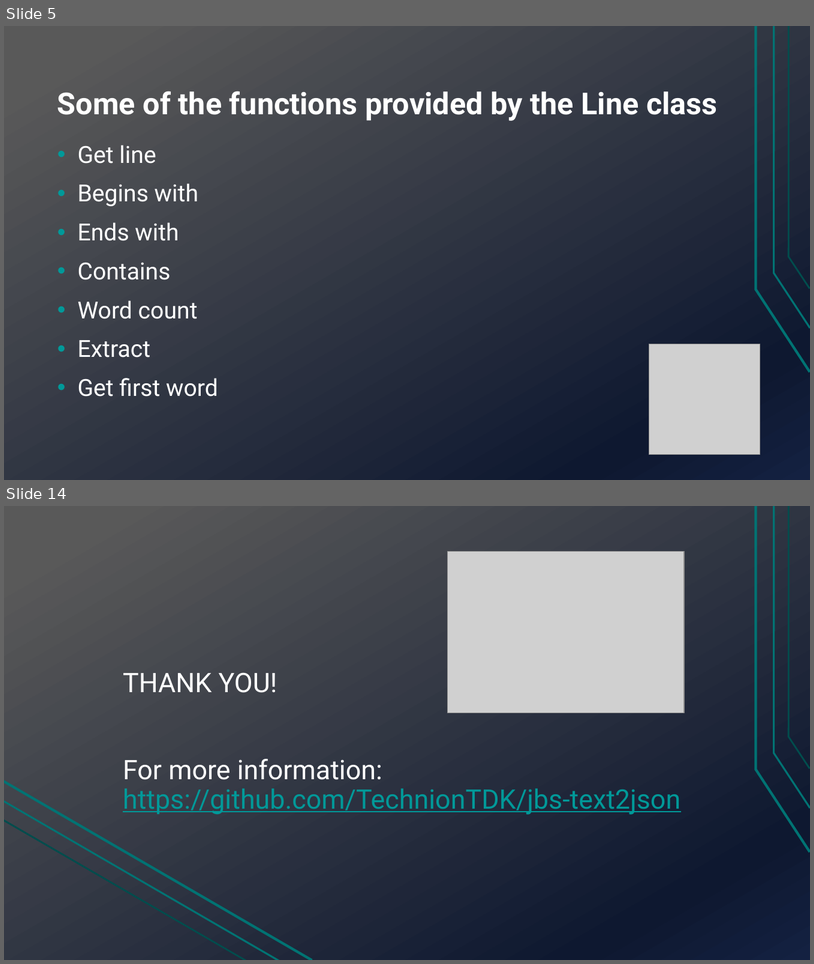
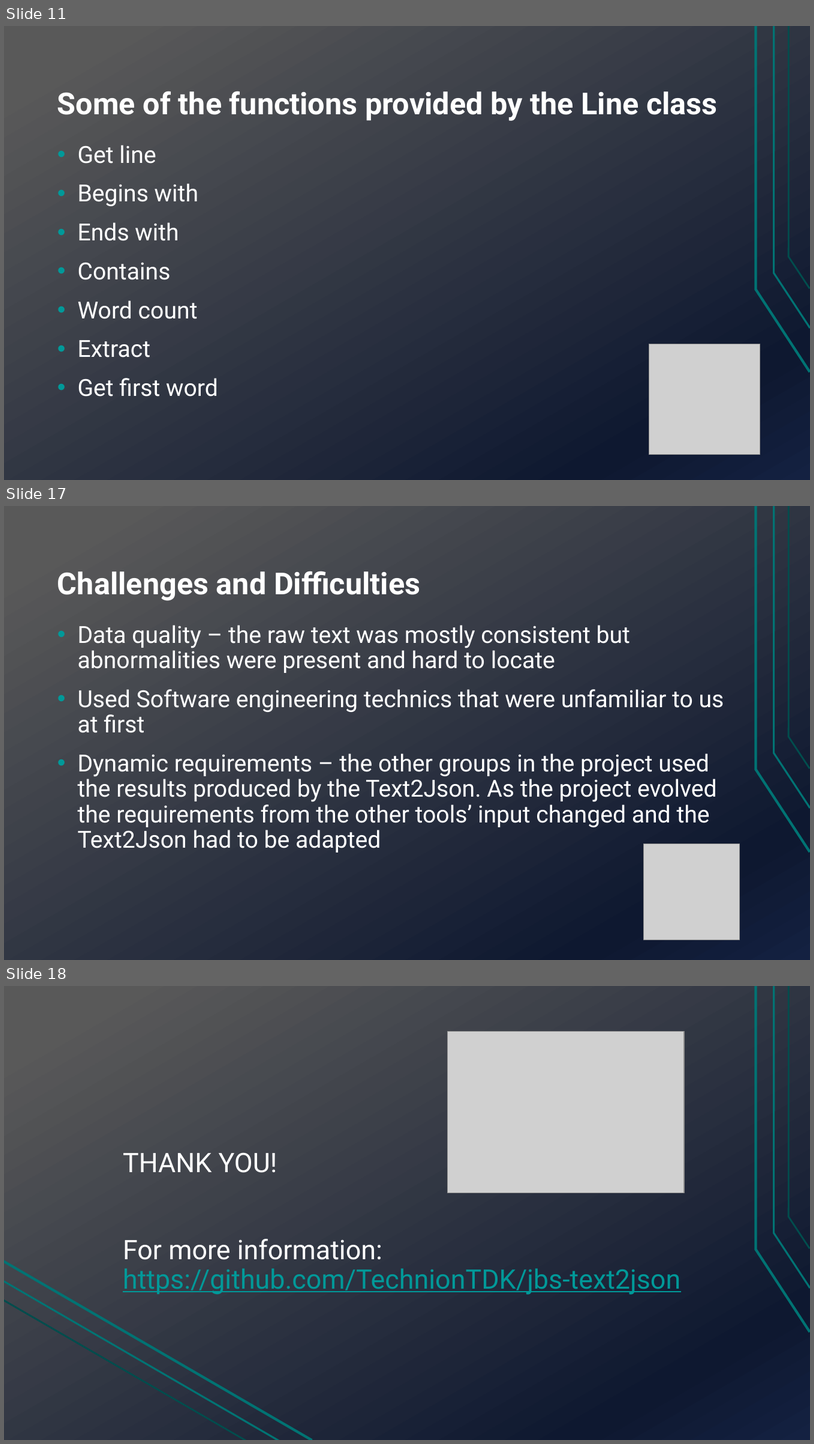
Before and after one commit to TechnionTDK/jbs-text2json, a slide deck: Text2Json.pptx. Shown one above the other, each under a label of ours: slides 5 and 14 before the commit, slides 11, 17 and 18 after it; the slides between them are not shown. The pictures are 814x964 and 814x1444 pixels, drawn with LibreOffice and Linux fonts; fonts in the diff are those of the drawing; grey boxes stand for pictures. Boxes give left, top, right and bottom in pixels: in the first picture for what was removed or moved away, otherwise in the second. Text is boxed around its words. In the diff, an @@ line names an element or a change of style, - is before the commit and + after.

```diff
--- a/Text2Json.pptx
+++ b/Text2Json.pptx
@@ slide 17 added at (x1=4, y1=506, x2=810, y2=960), background gradient #595959 to #0F1931 to #142242; not listed: 3 template elements that a slide beside it also shows @@
@@ title added at (x1=57, y1=571, x2=420, y2=601), 36 pt, text #FFFFFF, bold @@
+Challenges and Difficulties
@@ text added at (x1=78, y1=625, x2=725, y2=852), 28 pt, text #FFFFFF @@
+• Data quality – the raw text was mostly consistent but abnormalities were present and hard to locate
+• Used Software engineering technics that were unfamiliar to us at first
+• Dynamic requirements – the other groups in the project used the results produced by the Text2Json. As the project evolved the requirements from the other tools’ input changed and the Text2Json had to be adapted
@@ picture added at (x1=644, y1=844, x2=740, y2=939) @@
@@ what was slide 5 is now slide 11 @@
@@ what was slide 14 is now slide 18 @@
```
Also in this commit, not shown: 8 slides changed, 4 other slides added, 1 slide removed.
